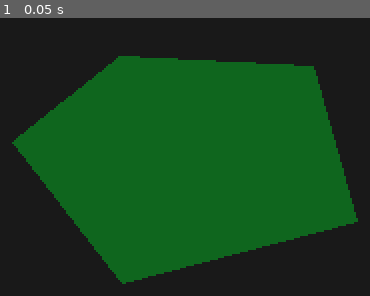
Above: before the commit, frame 1.
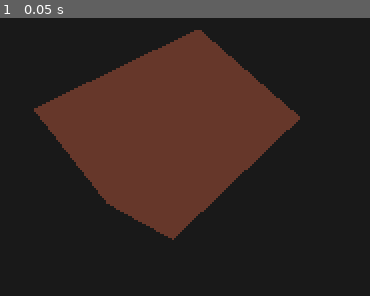
Above: after the commit, the same moment.

Repository: xiongyaohua/topdown-shooter
Game: Godot game, scene res://blood_stain.tscn
Same seed, same stepped clock (60 frames per second), same inputs: the game is played once before the commit and once after it. This scene is started directly instead of the project's main scene.
Inputs:
- Up to frame 1 (0.05 s): no input

The runs differ from the first frame. In frame 1, 55% of the frame differs, in the area x 3-97%, y 4-96%.

Commit message:
微调

Diff:
--- a/blood_stain.tscn
+++ b/blood_stain.tscn
@@ -6,6 +6,10 @@
 
 # Called when the node enters the scene tree for the first time.
 func _ready():
+	rotation = randf_range(0.0, 2) * PI
+	var size = randf_range(0.5, 1.0)
+	scale.x = size
+	scale.y = size
 	var tween := create_tween()
 	tween.tween_property(self, \"modulate:a\", 0.0, 3)
 	tween.tween_callback(queue_free)
@@ -16,6 +20,6 @@
 [node name="BloodStain" type="Polygon2D"]
 z_index = -1
 position = Vector2(241, 195)
-color = Color(0, 0.854902, 0.152941, 0.403922)
-polygon = PackedVector2Array(-29, -43, -83, 0, -28, 71, 90, 40, 68, -38)
+color = Color(0.854902, 0.396078, 0.266667, 0.403922)
+polygon = PackedVector2Array(16, -63, -83, 0, -28, 71, 90, 40, 54, -31)
 script = SubResource("GDScript_chrt3")
--- a/damage_text.tscn
+++ b/damage_text.tscn
@@ -18,7 +18,8 @@
 "
 
 [sub_resource type="LabelSettings" id="LabelSettings_pvhoi"]
-font_color = Color(1, 0.286275, 0.345098, 1)
+font_size = 12
+font_color = Color(1, 0, 0.341176, 1)
 outline_size = 2
 outline_color = Color(0.992157, 0.988235, 1, 1)
 
--- a/grenade.tscn
+++ b/grenade.tscn
@@ -72,6 +72,57 @@
 hue_variation_min = -0.05
 hue_variation_max = 0.05
 
+[sub_resource type="Animation" id="Animation_7lkul"]
+length = 0.001
+tracks/0/type = "value"
+tracks/0/imported = false
+tracks/0/enabled = true
+tracks/0/path = NodePath("Polygon2D:scale")
+tracks/0/interp = 1
+tracks/0/loop_wrap = true
+tracks/0/keys = {
+"times": PackedFloat32Array(0),
+"transitions": PackedFloat32Array(1),
+"update": 0,
+"values": [Vector2(1, 1)]
+}
+tracks/1/type = "value"
+tracks/1/imported = false
+tracks/1/enabled = true
+tracks/1/path = NodePath("Polygon2D:color")
+tracks/1/interp = 1
+tracks/1/loop_wrap = true
+tracks/1/keys = {
+"times": PackedFloat32Array(0),
+"transitions": PackedFloat32Array(1),
+"update": 0,
+"values": [Color(0.87451, 0.596078, 0.345098, 1)]
+}
+tracks/2/type = "value"
+tracks/2/imported = false
+tracks/2/enabled = true
+tracks/2/path = NodePath("GPUParticles2D:emitting")
+tracks/2/interp = 1
+tracks/2/loop_wrap = true
+tracks/2/keys = {
+"times": PackedFloat32Array(0),
+"transitions": PackedFloat32Array(1),
+"update": 1,
+"values": [false]
+}
+tracks/3/type = "value"
+tracks/3/imported = false
+tracks/3/enabled = true
+tracks/3/path = NodePath("Polygon2D:visible")
+tracks/3/interp = 1
+tracks/3/loop_wrap = true
+tracks/3/keys = {
+"times": PackedFloat32Array(0),
+"transitions": PackedFloat32Array(1),
+"update": 1,
+"values": [true]
+}
+
 [sub_resource type="Animation" id="Animation_81uv2"]
 resource_name = "blow"
 length = 2.0
@@ -138,57 +189,6 @@
 "values": [true, false]
 }
 
-[sub_resource type="Animation" id="Animation_7lkul"]
-length = 0.001
-tracks/0/type = "value"
-tracks/0/imported = false
-tracks/0/enabled = true
-tracks/0/path = NodePath("Polygon2D:scale")
-tracks/0/interp = 1
-tracks/0/loop_wrap = true
-tracks/0/keys = {
-"times": PackedFloat32Array(0),
-"transitions": PackedFloat32Array(1),
-"update": 0,
-"values": [Vector2(1, 1)]
-}
-tracks/1/type = "value"
-tracks/1/imported = false
-tracks/1/enabled = true
-tracks/1/path = NodePath("Polygon2D:color")
-tracks/1/interp = 1
-tracks/1/loop_wrap = true
-tracks/1/keys = {
-"times": PackedFloat32Array(0),
-"transitions": PackedFloat32Array(1),
-"update": 0,
-"values": [Color(0.87451, 0.596078, 0.345098, 1)]
-}
-tracks/2/type = "value"
-tracks/2/imported = false
-tracks/2/enabled = true
-tracks/2/path = NodePath("GPUParticles2D:emitting")
-tracks/2/interp = 1
-tracks/2/loop_wrap = true
-tracks/2/keys = {
-"times": PackedFloat32Array(0),
-"transitions": PackedFloat32Array(1),
-"update": 1,
-"values": [false]
-}
-tracks/3/type = "value"
-tracks/3/imported = false
-tracks/3/enabled = true
-tracks/3/path = NodePath("Polygon2D:visible")
-tracks/3/interp = 1
-tracks/3/loop_wrap = true
-tracks/3/keys = {
-"times": PackedFloat32Array(0),
-"transitions": PackedFloat32Array(1),
-"update": 1,
-"values": [true]
-}
-
 [sub_resource type="AnimationLibrary" id="AnimationLibrary_t5afx"]
 _data = {
 "RESET": SubResource("Animation_7lkul"),
--- a/grenade_thrower.tscn
+++ b/grenade_thrower.tscn
@@ -18,6 +18,45 @@
 func release_grenade():
 	throw_grenade.emit($Polygon2D/Marker2D.global_position, to)
 "
+
+[sub_resource type="Animation" id="Animation_olpnm"]
+length = 0.001
+tracks/0/type = "value"
+tracks/0/imported = false
+tracks/0/enabled = true
+tracks/0/path = NodePath("Polygon2D:rotation")
+tracks/0/interp = 1
+tracks/0/loop_wrap = true
+tracks/0/keys = {
+"times": PackedFloat32Array(0),
+"transitions": PackedFloat32Array(1),
+"update": 0,
+"values": [1.45969]
+}
+tracks/1/type = "value"
+tracks/1/imported = false
+tracks/1/enabled = true
+tracks/1/path = NodePath("Polygon2D:position")
+tracks/1/interp = 1
+tracks/1/loop_wrap = true
+tracks/1/keys = {
+"times": PackedFloat32Array(0),
+"transitions": PackedFloat32Array(1),
+"update": 0,
+"values": [Vector2(-3, 0)]
+}
+tracks/2/type = "value"
+tracks/2/imported = false
+tracks/2/enabled = true
+tracks/2/path = NodePath("Polygon2D:visible")
+tracks/2/interp = 1
+tracks/2/loop_wrap = true
+tracks/2/keys = {
+"times": PackedFloat32Array(0),
+"transitions": PackedFloat32Array(1),
+"update": 1,
+"values": [true]
+}
 
 [sub_resource type="Animation" id="Animation_0vybk"]
 resource_name = "throw"
@@ -73,45 +112,6 @@
 "values": [true, false]
 }
 
-[sub_resource type="Animation" id="Animation_olpnm"]
-length = 0.001
-tracks/0/type = "value"
-tracks/0/imported = false
-tracks/0/enabled = true
-tracks/0/path = NodePath("Polygon2D:rotation")
-tracks/0/interp = 1
-tracks/0/loop_wrap = true
-tracks/0/keys = {
-"times": PackedFloat32Array(0),
-"transitions": PackedFloat32Array(1),
-"update": 0,
-"values": [1.45969]
-}
-tracks/1/type = "value"
-tracks/1/imported = false
-tracks/1/enabled = true
-tracks/1/path = NodePath("Polygon2D:position")
-tracks/1/interp = 1
-tracks/1/loop_wrap = true
-tracks/1/keys = {
-"times": PackedFloat32Array(0),
-"transitions": PackedFloat32Array(1),
-"update": 0,
-"values": [Vector2(-3, 0)]
-}
-tracks/2/type = "value"
-tracks/2/imported = false
-tracks/2/enabled = true
-tracks/2/path = NodePath("Polygon2D:visible")
-tracks/2/interp = 1
-tracks/2/loop_wrap = true
-tracks/2/keys = {
-"times": PackedFloat32Array(0),
-"transitions": PackedFloat32Array(1),
-"update": 1,
-"values": [true]
-}
-
 [sub_resource type="AnimationLibrary" id="AnimationLibrary_pmj62"]
 _data = {
 "RESET": SubResource("Animation_olpnm"),
--- a/world.tscn
+++ b/world.tscn
@@ -95,7 +95,7 @@
 func _on_monster_death(transform, explosion, stain):
 	add_child(explosion)
 	add_child(stain)
-	stain.global_transform = transform
+	stain.global_position = transform.origin
 	explosion.global_transform = transform
 	explosion.emitting = true
 
